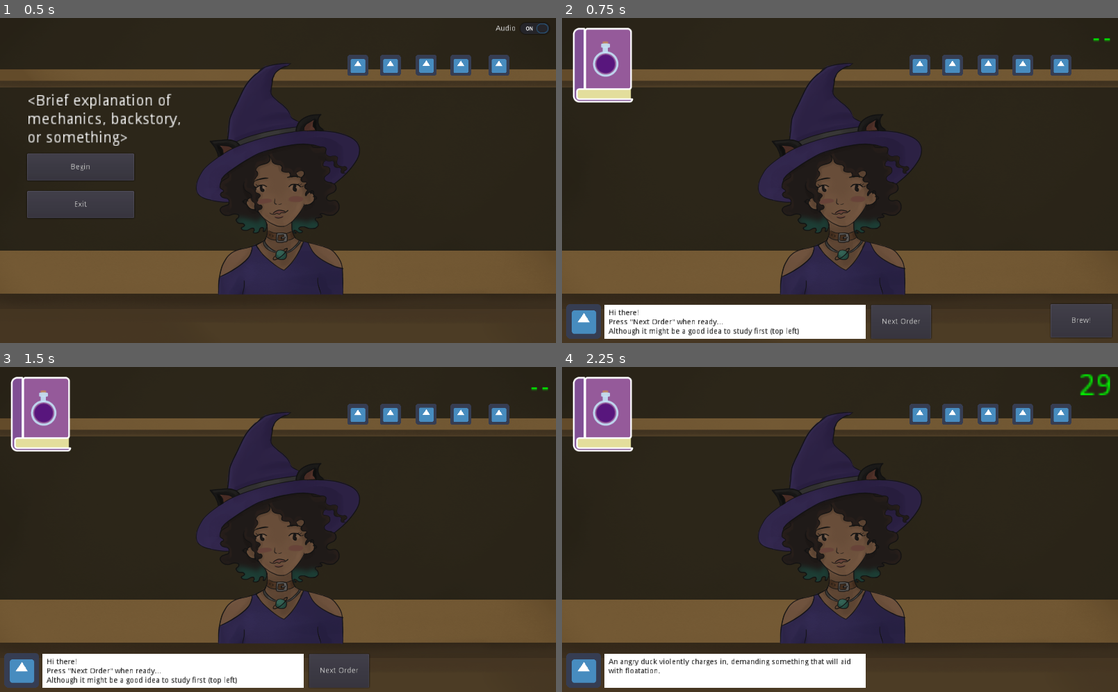
Above: before the commit, frames 1-4 (two rows, left to right).
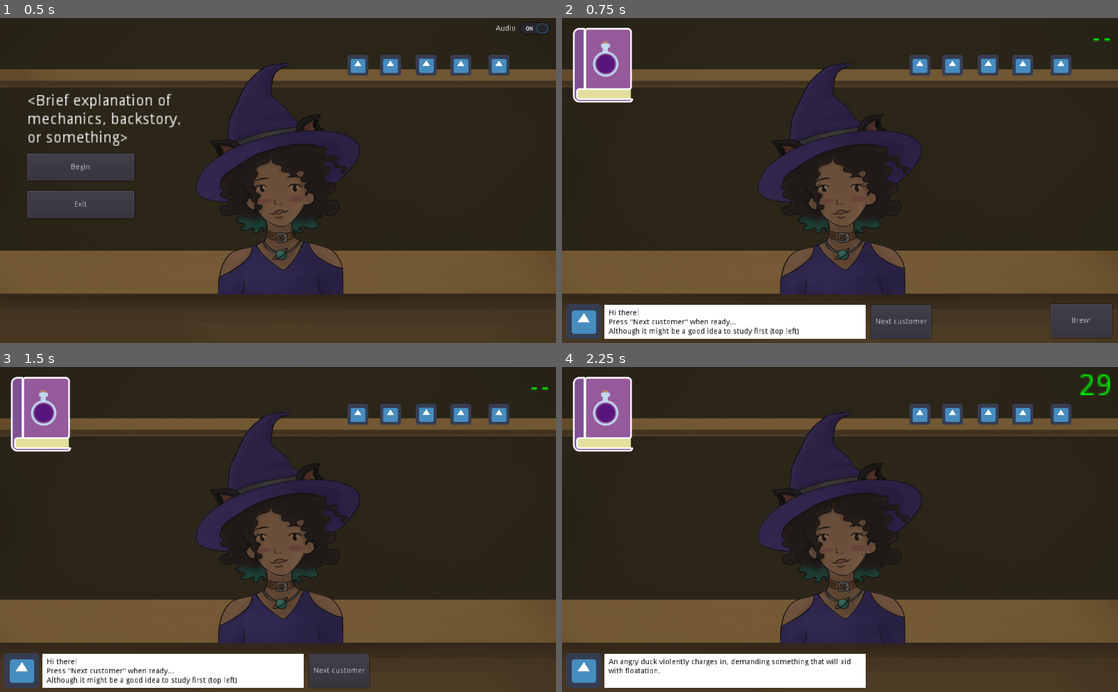
Above: after the commit, the same moments.

Repository: organicpencil/godot-wild-3
Game: Godot game, scene res://start.tscn
The game is run twice, just before and just after one commit, with the same random seed, the same clock (stepped at 60 frames per second) and the same inputs. The engine's default icon, where the game draws it, is replaced by a stand-in: a white triangle on a blue panel in a dark square.
Inputs:
- Up to frame 1 (0.5 s): no input
- Up to frame 2 (0.75 s): click "Begin" at 0.5 s
- Up to frame 3 (1.5 s): click "Brew!" at 1.25 s
- Up to frame 4 (2.25 s): click "Next Order" (after the commit: "Next customer") at 2 s

Frame 1 is identical in both runs. In frame 2, 0.2% of the frame differs, in the area x 16-66%, y 92-95%; in frame 3, 0.2%; in frame 4, nothing differs.
Error in both runs: Invalid get index 'ingredients' (on base: 'Nil'). (res://shop/shop.gd:90)

Commit message:
Clear the palette and prevent adding + brewing when the timer runs out, rename next order button

Diff:
--- a/project/orders.gd
+++ b/project/orders.gd
@@ -36,7 +36,7 @@
 				'ingredients': [Global.ING_MUSHROOM],
 				'good_message': "Excellent!", # Could use a generic message instead
 				'bad_message': "What? No! Something *else*", # Could use a generic message instead
-				'fail_message': "Before you can finish, the cops arrive and escort the rat outside." # Could use a generic message instead
+				'fail_message': "The cops show up and take the rat before you can finish." # Could use a generic message instead
 				})
 
 """
--- a/project/shop/shop.gd
+++ b/project/shop/shop.gd
@@ -91,8 +91,9 @@
 		# Good potion
 		$Timer.stop()
 		$NextOrder.show()
-		$ColorRect/Label.text = 'Good job! Hit "Next Order" when you\'re ready for another.'
+		$ColorRect/Label.text = 'Good job! Hit "Next customer" when you\'re ready for another.'
 		message.text = current_order['good_message']
+		current_order = null
 	else:
 		# Bad potion
 		message.text = current_order['bad_message']
@@ -103,8 +104,16 @@
 	$Book.toggle()
 
 func handle_timeout():
-	$ColorRect/Label.text = "YOU HAVE FAILED TO DELIVER ON TIME"
+	$ColorRect/Label.text = "You ran out of time. Better luck on the next one?"
 	$NextOrder.show()
+	$BrewButton.hide()
+	for node in get_node("../Background/Active").get_children():
+		node.queue_free()
+
+	var message = preload("res://shop/message.tscn").instance()
+	message.text = current_order['fail_message']
+	add_child(message)
+	current_order = null
 
 func _process(delta):
 	if !$Timer.is_stopped():
--- a/project/shop/shop.tscn
+++ b/project/shop/shop.tscn
@@ -46,7 +46,7 @@
 enabled_focus_mode = 2
 shortcut = null
 group = null
-text = "Next Order"
+text = "Next customer"
 flat = false
 align = 1
 
@@ -159,7 +159,7 @@
 size_flags_vertical = 4
 custom_colors/font_color = Color( 0, 0, 0, 1 )
 text = "Hi there!
-Press \"Next Order\" when ready...
+Press \"Next customer\" when ready...
 Although it might be a good idea to study first (top left)"
 autowrap = true
 percent_visible = 1.0
